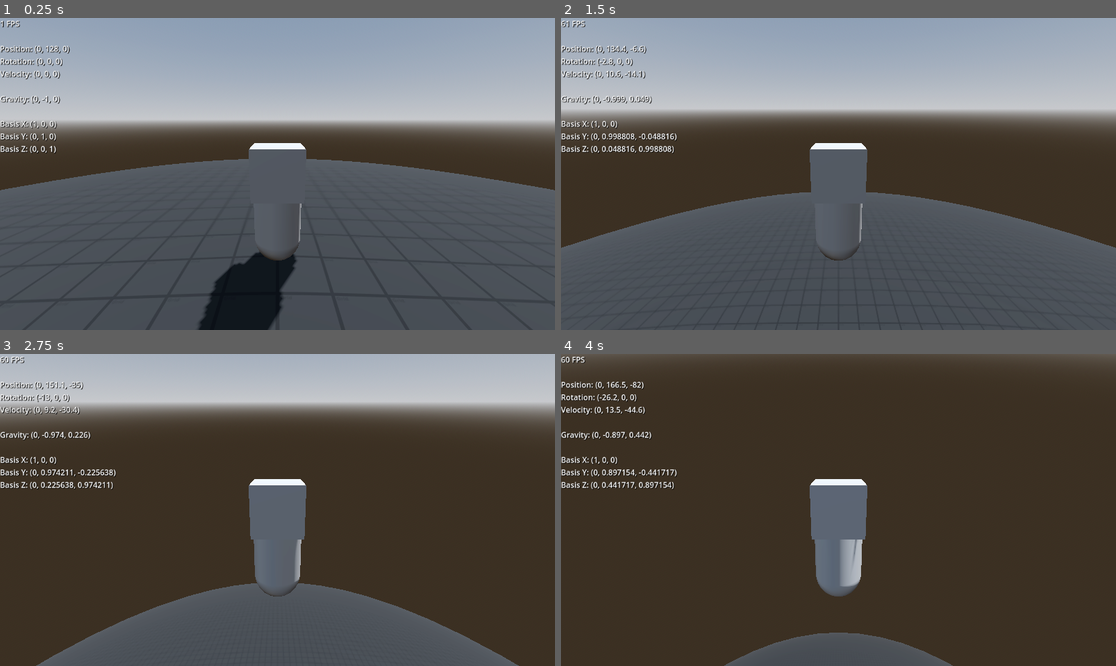
Above: before the commit, frames 1-4 (two rows, left to right).
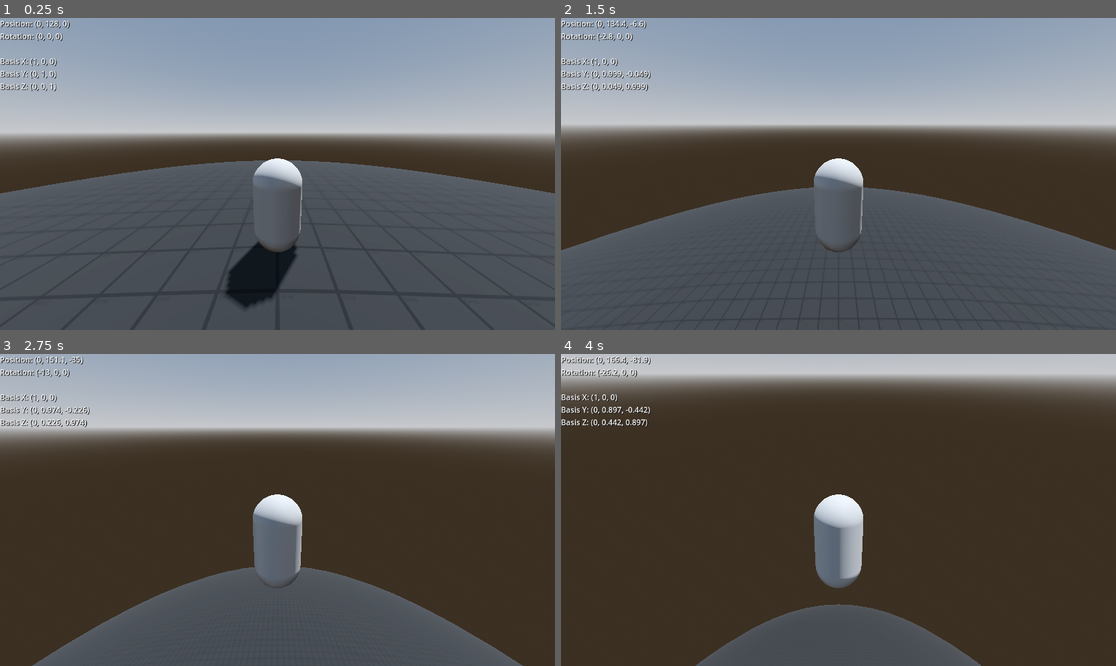
Above: after the commit, the same moments.

Repository: archiebaldry/planet-test
Game: Godot game, scene res://main.tscn
The game is run twice, just before and just after one commit, with the same random seed, the same clock (stepped at 60 frames per second) and the same inputs.
Inputs:
- Up to frame 1 (0.25 s): no input
- Up to frame 2 (1.5 s): tap Enter at 0.5 s; hold W (move_forward) from 0.53 s (still down); tap Space (jump) at 0.6, 0.77, 1.07, 1.35 s
- Up to frame 3 (2.75 s): keep holding W (move_forward); tap Space (jump) at 1.52, 1.82, 2.1 s
- Up to frame 4 (4 s): keep holding W (move_forward); tap Space (jump) at 2.85, 3.02, 3.32, 3.6, 3.77 s

The runs differ from the first frame. In frame 1, 12% of the frame differs, in the area x 0-100%, y 0-100%; in frame 2, 12%; in frame 3, 18%; in frame 4, 20%.

Commit message:
Badly orient character to ground

Diff:
--- a/char.gd
+++ /dev/null
@@ -1,43 +0,0 @@
-extends RigidBody3D
-
-@onready var planet: StaticBody3D = get_node("../Planet")
-@onready var collision_shape: CollisionShape3D = $CollisionShape
-@onready var body: MeshInstance3D = $Body
-@onready var head: MeshInstance3D = $Head
-@onready var label: Label = $Label
-
-const SPEED: int = 1000
-const JUMP: int = 5
-
-func _process(_delta: float) -> void:
-	label.text = "%d FPS\n\nPosition: %s\nRotation: %s\nVelocity: %s\n\nGravity: %s\n\nBasis X: %s\nBasis Y: %s\nBasis Z: %s" % [
-		Performance.get_monitor(Performance.TIME_FPS),
-		position.snapped(Vector3.ONE * 0.1),
-		rotation_degrees.snapped(Vector3.ONE * 0.1),
-		linear_velocity.snapped(Vector3.ONE * 0.1),
-		gravity_dir().snapped(Vector3.ONE * 0.001),
-		transform.basis.x,
-		transform.basis.y,
-		transform.basis.z
-	]
-
-func _integrate_forces(state: PhysicsDirectBodyState3D) -> void:
-	state.transform.basis.y = -gravity_dir()
-
-	if Input.is_action_pressed("move_forward"):
-		apply_force(-transform.basis.z * SPEED * state.step)
-
-	if Input.is_action_pressed("move_back"):
-		apply_force(transform.basis.z * SPEED * state.step)
-
-	if Input.is_action_pressed("move_left"):
-		apply_force(-transform.basis.x * SPEED * state.step)
-
-	if Input.is_action_pressed("move_right"):
-		apply_force(transform.basis.x * SPEED * state.step)
-
-	if Input.is_action_just_pressed("jump"):
-		apply_impulse(Vector3.UP * JUMP, transform.basis.y)
-
-func gravity_dir() -> Vector3:
-	return (planet.position - position).normalized()
--- /dev/null
+++ b/character.gd
@@ -0,0 +1,43 @@
+extends RigidBody3D
+
+@onready var planet: StaticBody3D = get_node("../Planet")
+@onready var label: Label = $Label
+
+const SPEED: int = 1000
+const JUMP: int = 5
+
+func _integrate_forces(state: PhysicsDirectBodyState3D) -> void:
+	# Orient character to ground
+	var gravity_up: Vector3 = planet.position.direction_to(position)
+	var up: Vector3 = basis.y
+
+	var a: Quaternion = Quaternion(up, gravity_up)
+	var b: Quaternion = Quaternion(basis)
+	var c: Quaternion = a * b
+
+	basis = Basis(c)
+
+	# Move character by input
+	if Input.is_action_pressed("move_forward"):
+		apply_force(-basis.z * SPEED * state.step)
+
+	if Input.is_action_pressed("move_back"):
+		apply_force(basis.z * SPEED * state.step)
+
+	if Input.is_action_pressed("move_left"):
+		apply_force(-basis.x * SPEED * state.step)
+
+	if Input.is_action_pressed("move_right"):
+		apply_force(basis.x * SPEED * state.step)
+
+	if Input.is_action_just_pressed("jump"):
+		apply_impulse(Vector3.UP * JUMP, basis.y)
+
+func _process(_delta: float) -> void:
+	label.text = "Position: %s\nRotation: %s\n\nBasis X: %s\nBasis Y: %s\nBasis Z: %s" % [
+		position.snapped(Vector3.ONE * 0.1),
+		rotation_degrees.snapped(Vector3.ONE * 0.1),
+		basis.x.snapped(Vector3.ONE * 0.001),
+		basis.y.snapped(Vector3.ONE * 0.001),
+		basis.z.snapped(Vector3.ONE * 0.001)
+	]
--- a/main.tscn
+++ b/main.tscn
@@ -1,14 +1,19 @@
-[gd_scene load_steps=14 format=3 uid="uid://stv64lt6kr3w"]
+[gd_scene load_steps=15 format=3 uid="uid://stv64lt6kr3w"]
 
 [ext_resource type="Script" path="res://main.gd" id="1_8mx62"]
-[ext_resource type="Script" path="res://char.gd" id="2_c60op"]
+[ext_resource type="Script" path="res://character.gd" id="2_c7026"]
 [ext_resource type="Texture2D" uid="uid://d3dbylw21urin" path="res://grid.png" id="3_1q3pv"]
 
-[sub_resource type="CapsuleShape3D" id="CapsuleShape3D_odn7w"]
+[sub_resource type="CapsuleShape3D" id="CapsuleShape3D_pgv6l"]
 
-[sub_resource type="CapsuleMesh" id="CapsuleMesh_yq7nh"]
+[sub_resource type="CapsuleMesh" id="CapsuleMesh_jcwch"]
 
-[sub_resource type="BoxMesh" id="BoxMesh_bm1o7"]
+[sub_resource type="StandardMaterial3D" id="StandardMaterial3D_v6d1a"]
+albedo_color = Color(1, 0, 0, 1)
+
+[sub_resource type="BoxMesh" id="BoxMesh_w0qai"]
+material = SubResource("StandardMaterial3D_v6d1a")
+size = Vector3(0.5, 0.2, 0.2)
 
 [sub_resource type="SphereShape3D" id="SphereShape3D_qo1nm"]
 radius = 128.0
@@ -41,36 +46,35 @@
 [node name="Main" type="Node3D"]
 script = ExtResource("1_8mx62")
 
-[node name="Char" type="RigidBody3D" parent="."]
+[node name="Character" type="RigidBody3D" parent="."]
 transform = Transform3D(1, 0, 0, 0, 1, 0, 0, 0, 1, 0, 128, 0)
 axis_lock_angular_x = true
 axis_lock_angular_y = true
 axis_lock_angular_z = true
 can_sleep = false
-script = ExtResource("2_c60op")
+script = ExtResource("2_c7026")
 
-[node name="CollisionShape" type="CollisionShape3D" parent="Char"]
+[node name="CollisionShape" type="CollisionShape3D" parent="Character"]
 transform = Transform3D(1, 0, 0, 0, 1, 0, 0, 0, 1, 0, 1, 0)
-shape = SubResource("CapsuleShape3D_odn7w")
+shape = SubResource("CapsuleShape3D_pgv6l")
 
-[node name="Body" type="MeshInstance3D" parent="Char"]
-transform = Transform3D(1, 0, 0, 0, 1, 0, 0, 0, 1, 0, 1, 0)
-mesh = SubResource("CapsuleMesh_yq7nh")
+[node name="Body" type="MeshInstance3D" parent="Character/CollisionShape"]
+mesh = SubResource("CapsuleMesh_jcwch")
 
-[node name="Head" type="MeshInstance3D" parent="Char"]
-transform = Transform3D(1, 0, 0, 0, 1, 0, 0, 0, 1, 0, 2, 0)
-mesh = SubResource("BoxMesh_bm1o7")
+[node name="Eyes" type="MeshInstance3D" parent="Character/CollisionShape"]
+transform = Transform3D(1, 0, 0, 0, 1, 0, 0, 0, 1, 0, 0.5, -0.5)
+mesh = SubResource("BoxMesh_w0qai")
 
-[node name="Camera" type="Camera3D" parent="Char/Head"]
+[node name="Camera" type="Camera3D" parent="Character"]
+transform = Transform3D(1, 0, 0, 0, 0.965926, 0.258819, 0, -0.258819, 0.965926, 0, 2.5, 3)
+current = true
+fov = 90.0
 
-[node name="TpCamera" type="Camera3D" parent="Char"]
-transform = Transform3D(1, 0, 0, 0, 0.965926, 0.258819, 0, -0.258819, 0.965926, 0, 3, 4)
-current = true
-
-[node name="Label" type="Label" parent="Char"]
+[node name="Label" type="Label" parent="Character"]
 offset_right = 40.0
 offset_bottom = 23.0
 theme_override_colors/font_shadow_color = Color(0, 0, 0, 1)
+metadata/_edit_use_anchors_ = true
 
 [node name="Planet" type="StaticBody3D" parent="."]
 
@@ -83,6 +87,8 @@
 [node name="Area" type="Area3D" parent="Planet"]
 gravity_space_override = 3
 gravity_point = true
+gravity_point_center = Vector3(0, 0, 0)
+gravity_direction = Vector3(0, 0, 0)
 
 [node name="CollisionShape" type="CollisionShape3D" parent="Planet/Area"]
 shape = SubResource("SphereShape3D_e2ruo")
